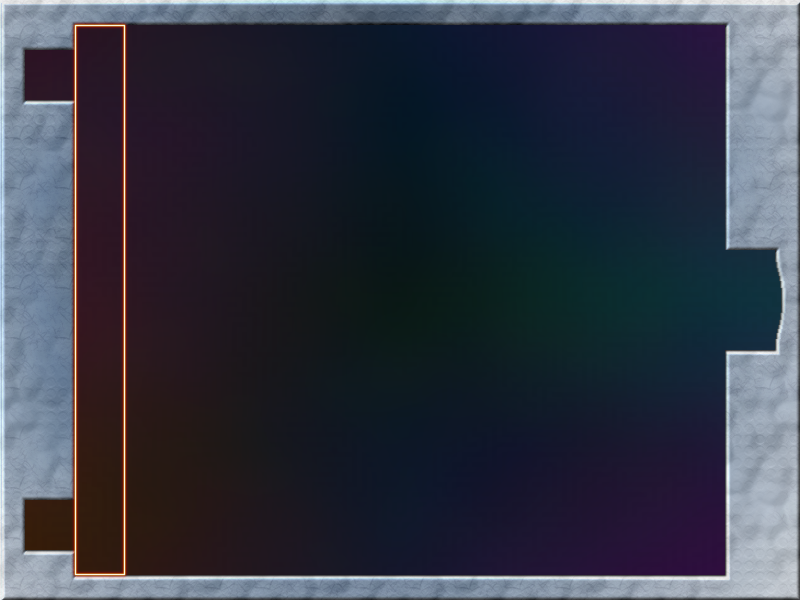
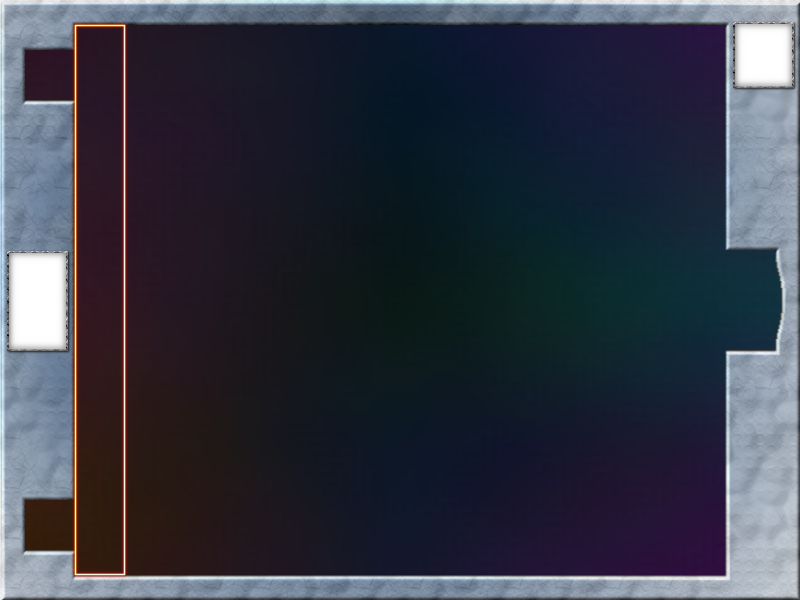
Layers edited between the first and the second 800px x 600px image:
added layer "Clipboard#1" above "Drop Shadow#2" over box(7, 22, 794, 351)
added layer "Drop Shadow#2" (80%) above "Drop Shadow#1" over box(5, 20, 797, 355)
